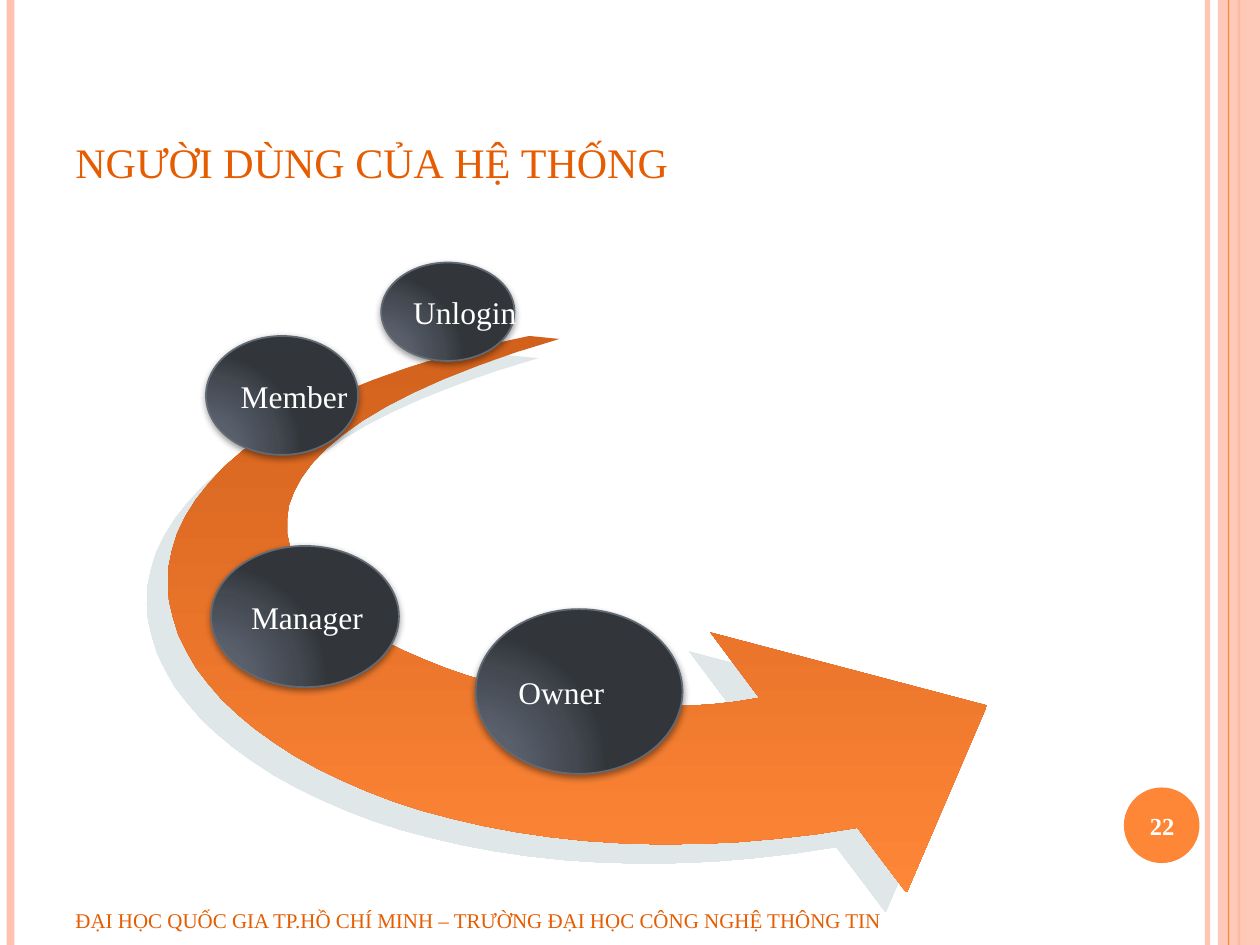
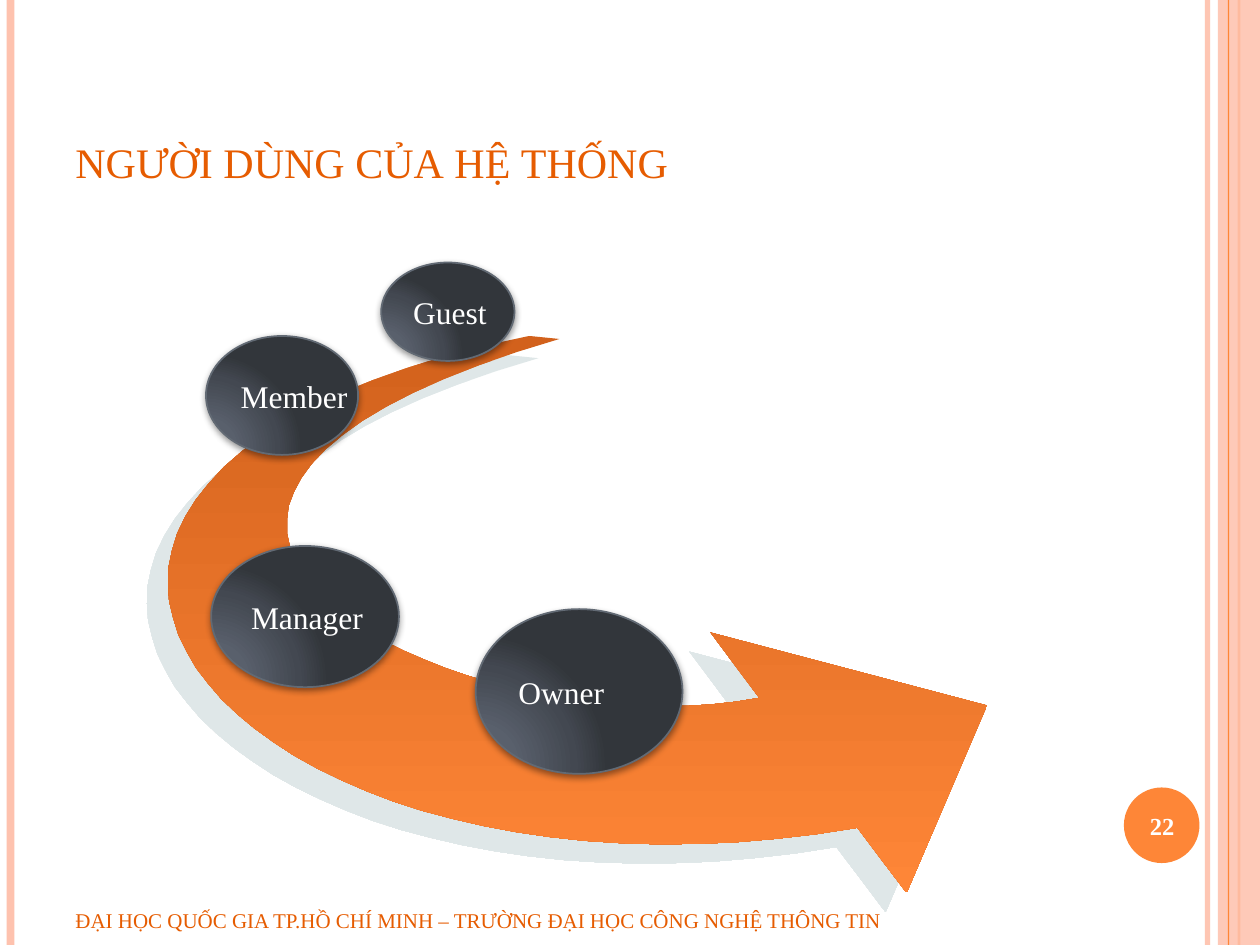
Before and after one commit to geovip/nosqlravendbuit, a slide deck: slide 22 of Document/slide bao cao.pptx. Drawn at 1260x945 pixels with LibreOffice and Linux fonts; fonts in the diff are those of the drawing; background and template pictures are left out. Boxes give left, top, right and bottom in pixels: in the first picture for what was removed or moved away, otherwise in the second. Text is boxed around its words. In the diff, an @@ line names an element or a change of style, - is before the commit and + after.

```diff
--- a/Document/slide bao cao.pptx
+++ b/Document/slide bao cao.pptx
@@ text in ellipse at (413,303,486,325): text changed @@
-Unlogin
+Guest
```
Also in this commit, not shown: 6 other slides changed.
